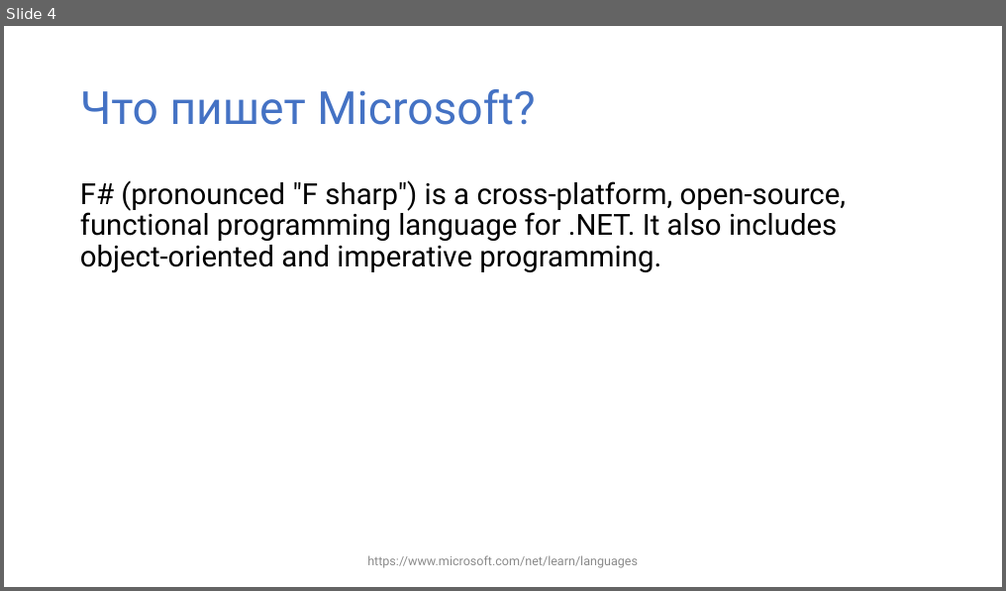
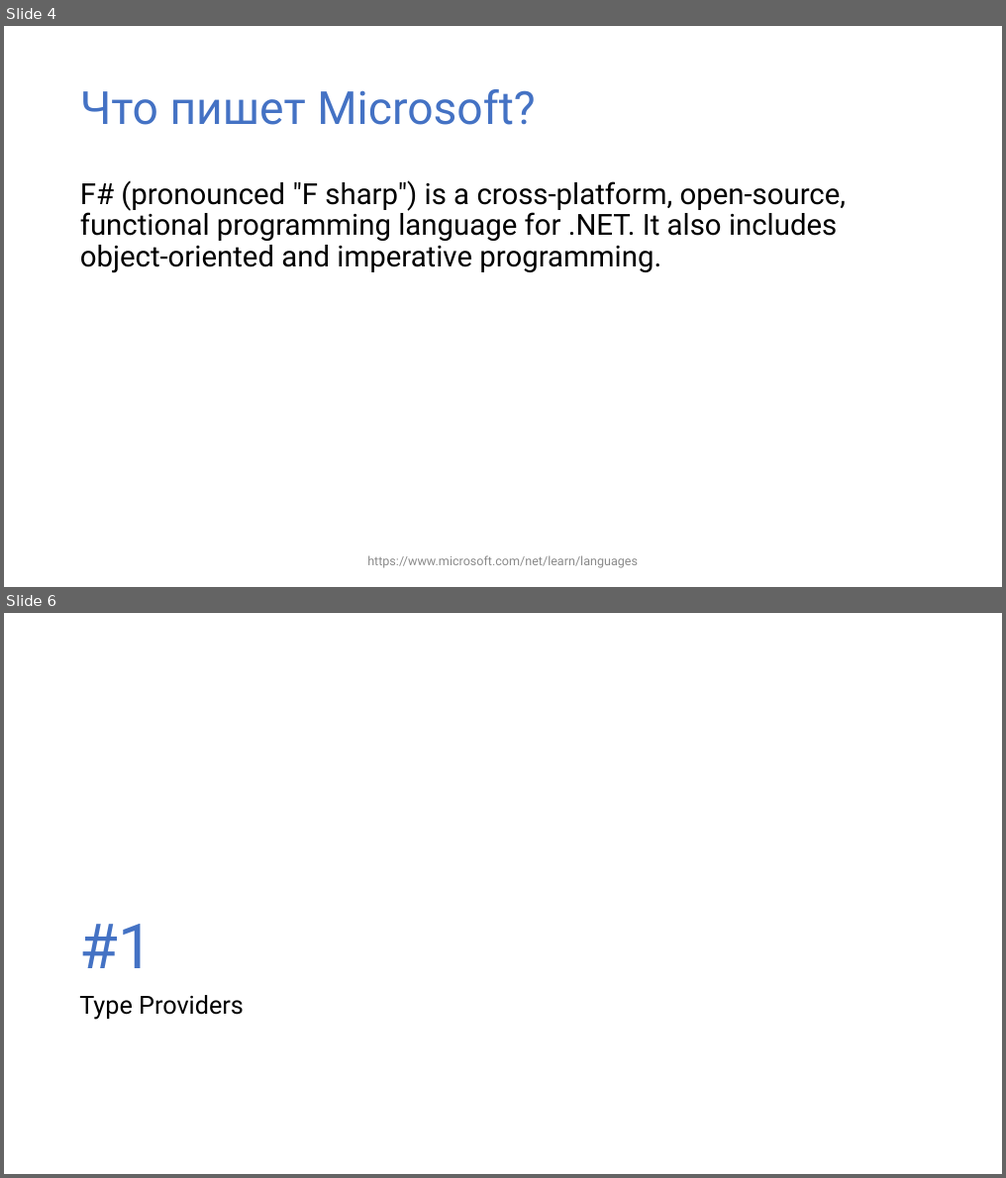
Before and after one commit to yevgeniyredko/shpora-2018-fsharp, a slide deck: shpora-2018-fsharp.pptx. Shown one above the other, each under a label of ours: slide 4 before the commit, slides 4 and 6 after it; the slides between them are not shown. The pictures are 1006x591 and 1006x1178 pixels, drawn with LibreOffice and Linux fonts; fonts in the diff are those of the drawing. Boxes give left, top, right and bottom in pixels: in the first picture for what was removed or moved away, otherwise in the second. Text is boxed around its words. In the diff, an @@ line names an element or a change of style, - is before the commit and + after.

```diff
--- a/shpora-2018-fsharp.pptx
+++ b/shpora-2018-fsharp.pptx
@@ slide 6 added at <box>4,613,1002,1174</box>, background #FFFFFF @@
@@ title added at <box>79,924,152,968</box>, 60 pt, text #4472C4 @@
+#1
@@ text added at <box>79,995,244,1020</box>, 24 pt, text #000000 @@
+Type Providers
```
Also in this commit, not shown: 2 slides changed, 21 other slides added, 2 slides removed, 1 other file.
